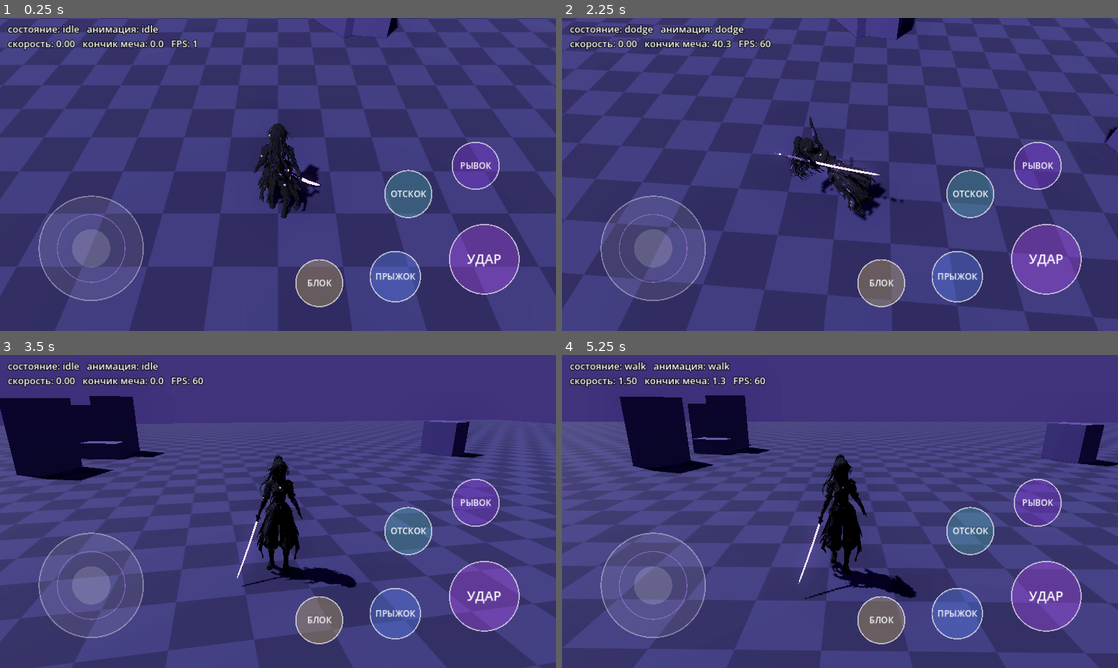
Above: before the commit, frames 1-4 (two rows, left to right).
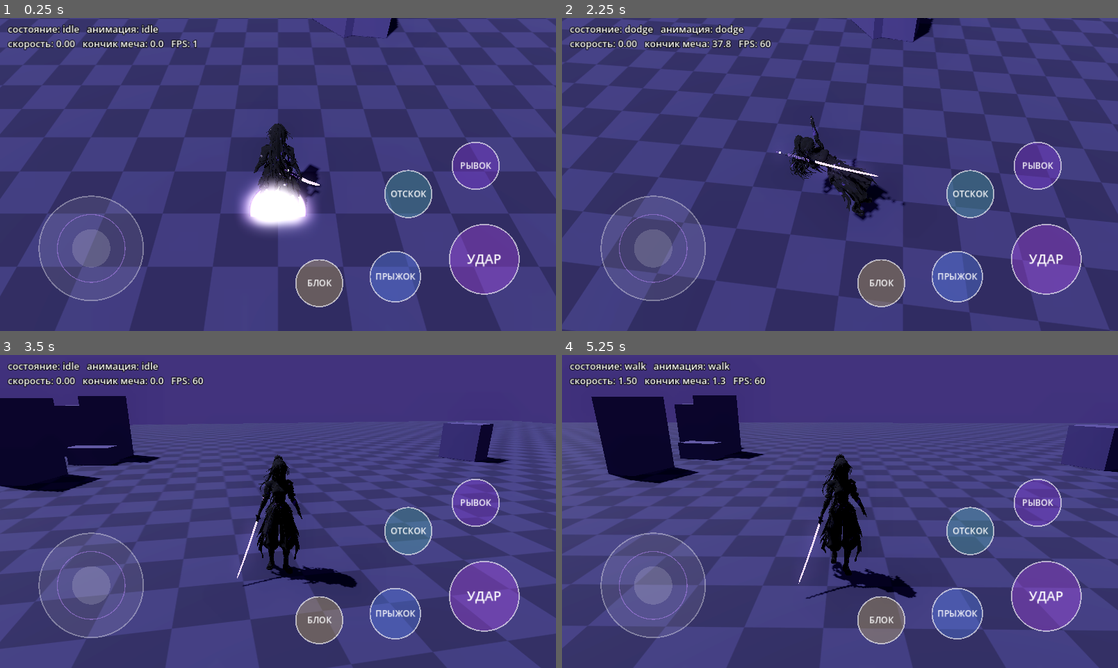
Above: after the commit, the same moments.

Repository: Masuku4129/Game
Game: Godot game, scene res://main.tscn
The game is run twice, just before and just after one commit, with the same random seed, the same clock (stepped at 60 frames per second) and the same inputs.
Inputs (mouse positions are in pixels of both pictures, inside the frame that each line leads up to):
- Up to frame 1 (0.25 s): no input
- Up to frame 2 (2.25 s): tap Enter at 0.5 s; move the mouse to (962, 158) at 0.52 s; hold D 0.53-1.25 s; tap J at 0.6 s; click (962, 158) at 0.67 s; tap Space at 0.77 s; drag from (728, 190) to (812, 237) at 1.27 s; move the mouse to (895, 105) at 2.02 s; hold D from 2.03 s (still down); tap U at 2.1 s
- Up to frame 3 (3.5 s): release D at 2.75 s; drag from (250, 574) to (111, 464) at 2.77 s
- Up to frame 4 (5.25 s): move the mouse to (1006, 558) at 3.52 s; hold A 3.53-4.25 s; tap L at 3.6 s; tap Space at 3.77 s; drag from (673, 464) to (756, 433) at 4.27 s; move the mouse to (867, 511) at 5.02 s; hold S from 5.03 s (still down); hold Q from 5.03 s (still down); click (867, 511) at 5.17 s

The runs differ from the first frame. In frame 1, 2.0% of the frame differs, in the area x 42-57%, y 35-69%; in frame 2, 29%, in the area x 0-100%, y 0-100%; in frame 3, 23%; in frame 4, 24%.

Commit message:
kira: skin only on face/hands, 5 m jump and backflip, shader prewarm against dash hitch
Co-Authored-By: Claude Sonnet 5.5 <noreply@anthropic.com>
Claude-Session: https://claude.ai/code/session_01XvKRdiRrWdLnET7y1AhQmW

Diff:
--- a/kira_3d_test/main.gd
+++ b/kira_3d_test/main.gd
@@ -39,8 +39,8 @@
 	"slash", "slash2", "slash4", "kick", "slash5", "slash3"]
 const LOOPED := ["idle", "walk", "run", "block"]
 # перемещения спецдвижений: [начало, конец (с), дистанция (м); минус = назад]
-const JUMP_MOVE := [0.20, 0.93, 3.0]
-const DODGE_MOVE := [0.06, 0.54, -3.4]
+const JUMP_MOVE := [0.20, 0.93, 5.0]
+const DODGE_MOVE := [0.06, 0.54, -5.0]
 const DASH_DIST := 8.0
 const DASH_TIME := 0.20
 
@@ -80,6 +80,7 @@
 	_build_ui()
 	_set_state("idle", true)
 	_report()
+	_prewarm()
 	if "--selftest" in OS.get_cmdline_user_args():
 		_run_selftest()
 
@@ -500,6 +501,32 @@
 
 
 # ================================================================ эффекты
+## Прогрев: при первом показе шейдера/частиц телефон компилирует их и кадр зависает (микрофриз).
+## Поэтому всё это один раз рисуется крошечным перед камерой на старте и сразу удаляется.
+func _prewarm() -> void:
+	var holder := Node3D.new()
+	add_child(holder)
+	var q := QuadMesh.new()
+	q.size = Vector2(0.05, 0.05)
+	for path in ["res://crescent.gdshader", "res://ripple.gdshader"]:
+		var mi := MeshInstance3D.new()
+		mi.mesh = q
+		var mat := ShaderMaterial.new()
+		mat.shader = load(path)
+		mat.set_shader_parameter("progress", 0.5)
+		mi.material_override = mat
+		holder.add_child(mi)
+		mi.global_position = cam.global_position + Vector3(0.0, -0.5, -3.0)
+	var beam := DashBeam.new()
+	holder.add_child(beam)
+	var p0 := player.global_position + Vector3(0.0, 1.0, 0.0)
+	beam.call("setup", p0, Vector3(0.0, 0.0, 1.0))
+	beam.call("set_head", p0 + Vector3(0.0, 0.0, 0.05))
+	beam.scale = Vector3(0.05, 0.05, 0.05)
+	await get_tree().create_timer(0.35).timeout
+	holder.queue_free()
+
+
 func _spawn_crescent(scale_f: float, roll_deg: float, height: float) -> void:
 	# Волна-полумесяц в плоскости удара: вылетает вперёд, расширяется и рассыпается.
 	var size := ATTACK_RANGE * scale_f * 2.0
Binary file changed: kira_3d_test/assets/kira_rigged.glb
